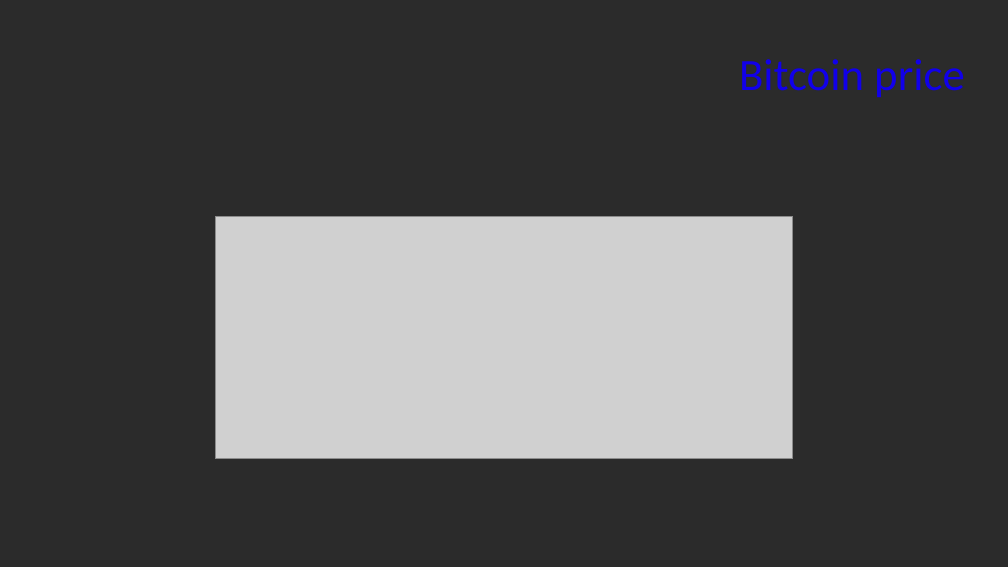
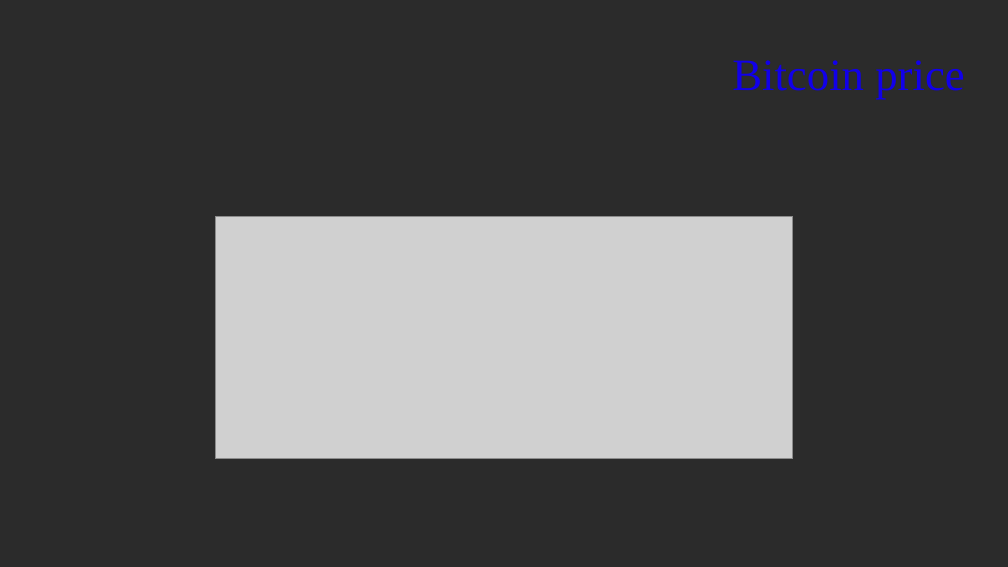
Before and after one commit to FIVIL/KtuPresentation, a slide deck: slide 20 of Blockchain 101.pptx. Drawn at 1008x567 pixels with LibreOffice and Linux fonts; fonts in the diff are those of the drawing; grey boxes stand for pictures; background and template pictures are left out; a plain dark background stands for a picture behind light text. Boxes give left, top, right and bottom in pixels: in the first picture for what was removed or moved away, otherwise in the second. Text is boxed around its words. In the diff, an @@ line names an element or a change of style, - is before the commit and + after.

```diff
--- a/Blockchain 101.pptx
+++ b/Blockchain 101.pptx
@@ title "Bitcoin price" at <box>732,60,964,100</box>: font Calibri to Times New Roman @@
```
Also in this commit, not shown: 2 slides added.
